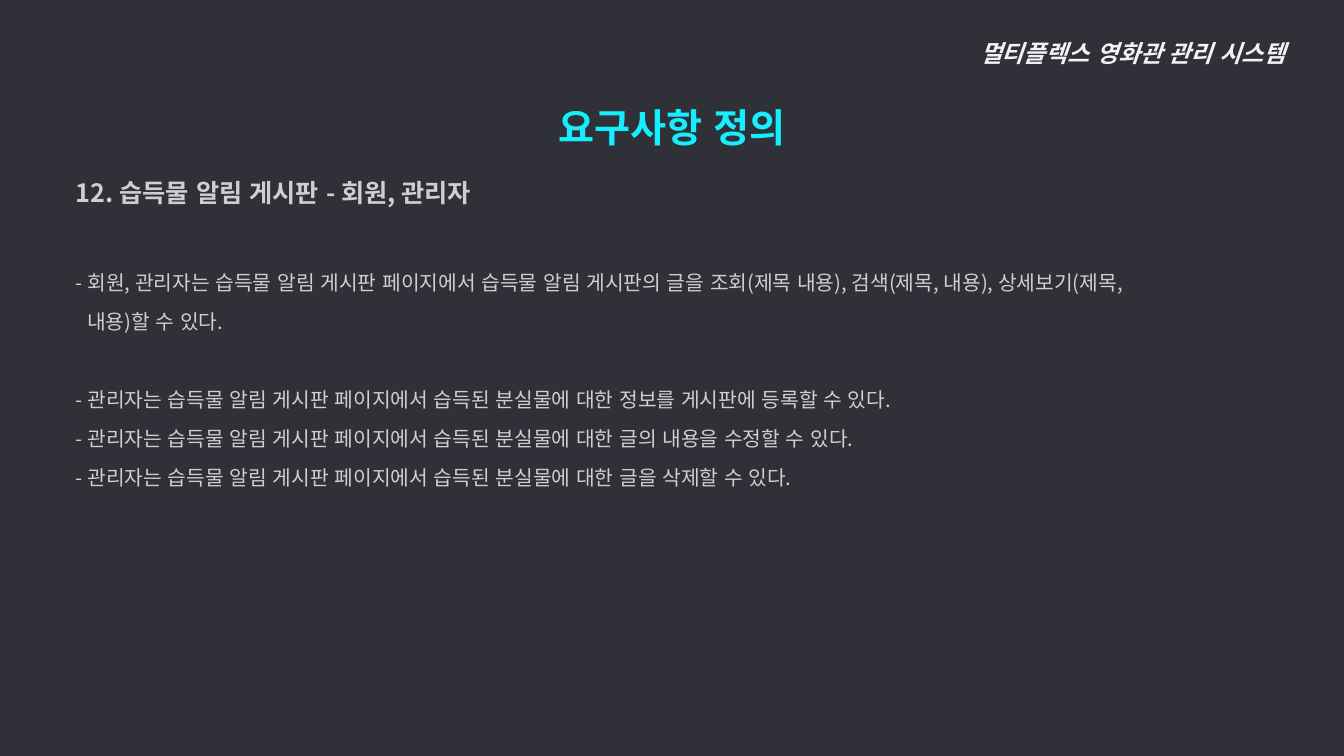
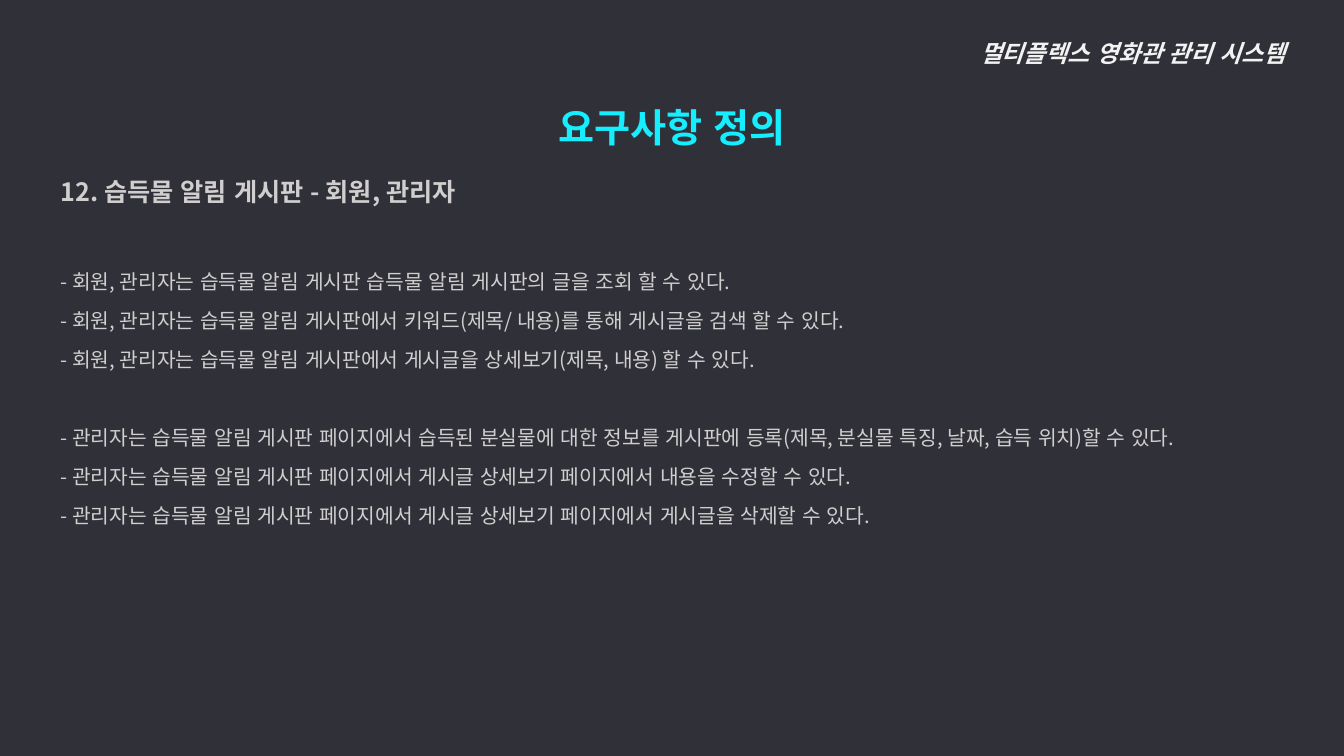
Before and after one commit to ywc-412/MultiplexTeamProject, a slide deck: slide 21 of 2조 시스템개요, 요구사항 정의.pptx (slide 20 before the commit). Drawn at 1344x756 pixels with LibreOffice and Linux fonts; fonts in the diff are those of the drawing. Boxes give left, top, right and bottom in pixels: in the first picture for what was removed or moved away, otherwise in the second. Text is boxed around its words. In the diff, an @@ line names an element or a change of style, - is before the commit and + after.

```diff
--- a/2조 시스템개요, 요구사항 정의.pptx
+++ b/2조 시스템개요, 요구사항 정의.pptx
@@ text "12. 습득물 알림 게시판 - ...": place and size @@
-text "12. 습득물 알림 게시판 - ..." at (76, 181, 1123, 487)
+text "12. 습득물 알림 게시판 - ..." at (60, 180, 1174, 525)
@@ text at (72, 272, 1174, 525): text changed @@
-  - 회원, 관리자는 습득물 알림 게시판 페이지에서 습득물 알림 게시판의 글을 조회(제목 내용), 검색(제목, 내용), 상세보기(제목,
-  내용)할 수 있다.
-  - 관리자는 습득물 알림 게시판 페이지에서 습득된 분실물에 대한 정보를 게시판에 등록할 수 있다.
-  - 관리자는 습득물 알림 게시판 페이지에서 습득된 분실물에 대한 글의 내용을 수정할 수 있다.
-  - 관리자는 습득물 알림 게시판 페이지에서 습득된 분실물에 대한 글을 삭제할 수 있다.
+  - 회원, 관리자는 습득물 알림 게시판 습득물 알림 게시판의 글을 조회 할 수 있다.
+  - 회원, 관리자는 습득물 알림 게시판에서 키워드(제목/ 내용)를 통해 게시글을 검색 할 수 있다.
+  - 회원, 관리자는 습득물 알림 게시판에서 게시글을 상세보기(제목, 내용) 할 수 있다.
+  - 관리자는 습득물 알림 게시판 페이지에서 습득된 분실물에 대한 정보를 게시판에 등록(제목, 분실물 특징, 날짜, 습득 위치)할 수 있다.
+  - 관리자는 습득물 알림 게시판 페이지에서 게시글 상세보기 페이지에서 내용을 수정할 수 있다.
+  - 관리자는 습득물 알림 게시판 페이지에서 게시글 상세보기 페이지에서 게시글을 삭제할 수 있다.
```
Also in this commit, not shown: 13 other slides changed, 2 slides added.
